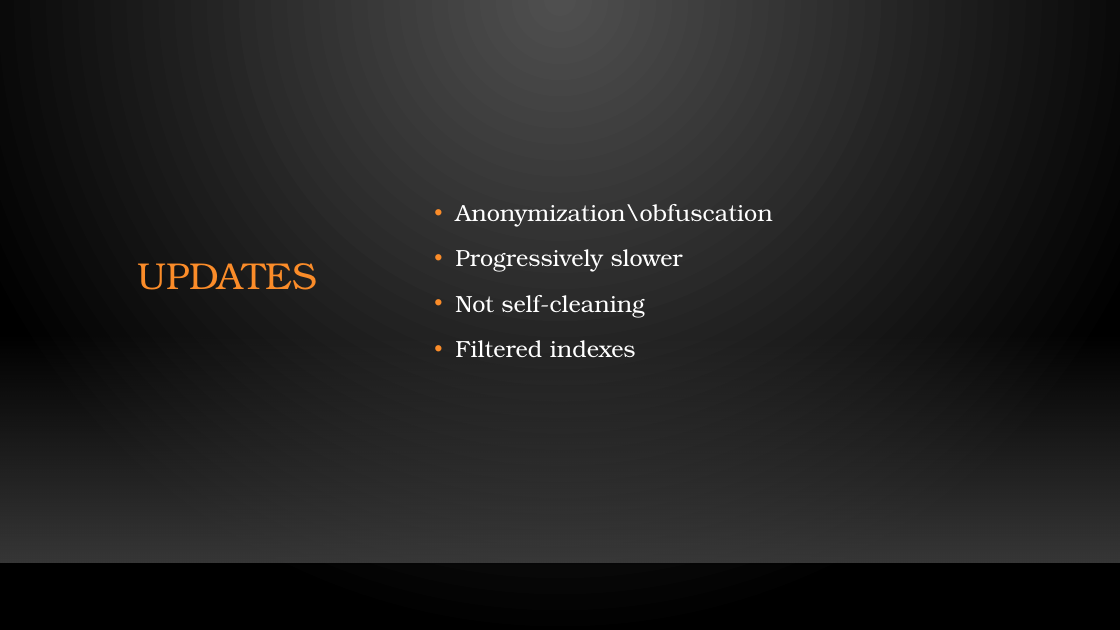
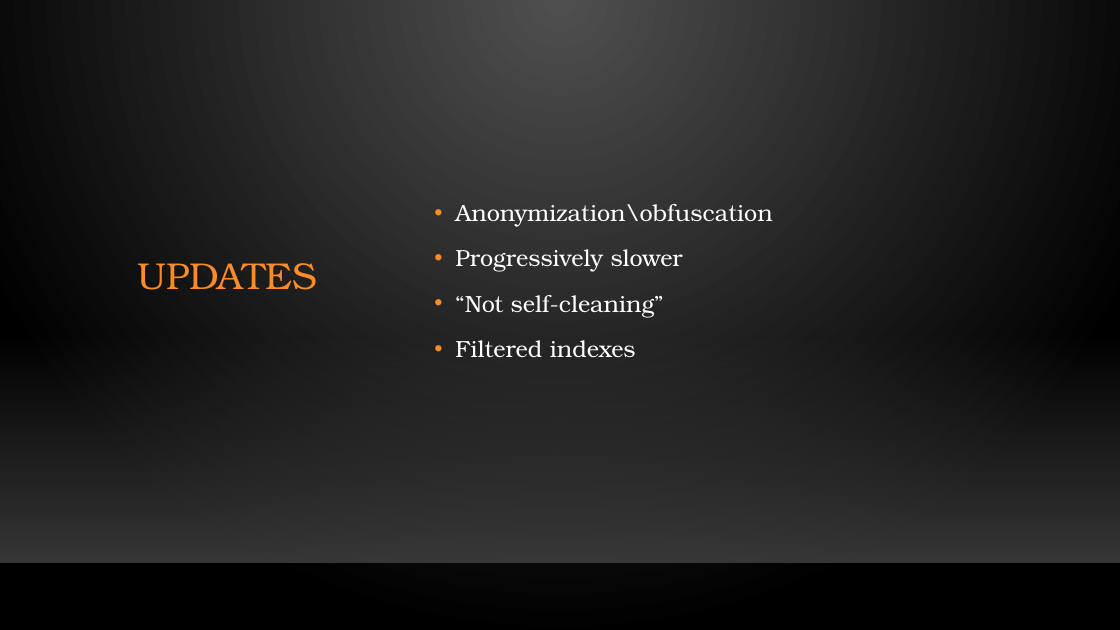
Before and after one commit to sqljared/One-Bite-at-a-Time, a slide deck: slide 10 of One Bite at a Time.pptx (slide 9 before the commit). Drawn at 1120x630 pixels with LibreOffice and Linux fonts; fonts in the diff are those of the drawing; background and template pictures are left out. Boxes give left, top, right and bottom in pixels: in the first picture for what was removed or moved away, otherwise in the second. Text is boxed around its words. In the diff, an @@ line names an element or a change of style, - is before the commit and + after.

```diff
--- a/One Bite at a Time.pptx
+++ b/One Bite at a Time.pptx
@@ text at <box>455,295,664,317</box>: text changed @@
-• Not self-cleaning
+• “Not self-cleaning”
```
Also in this commit, not shown: 1 slide added, 5 other files.
